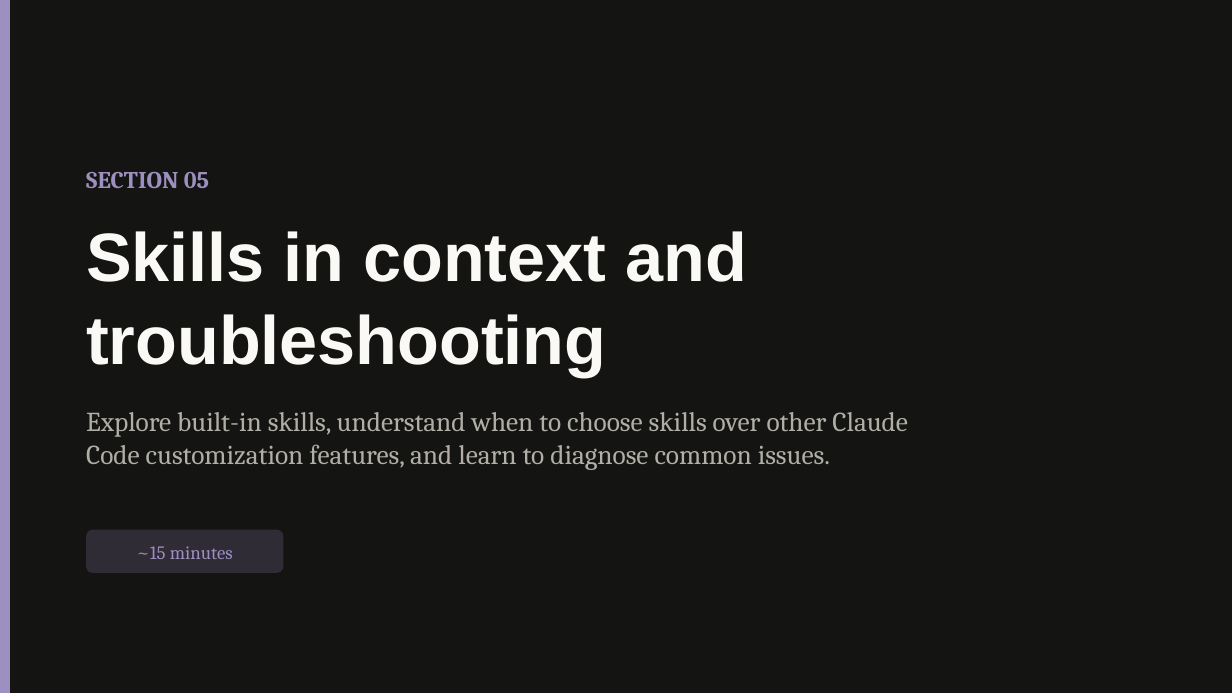
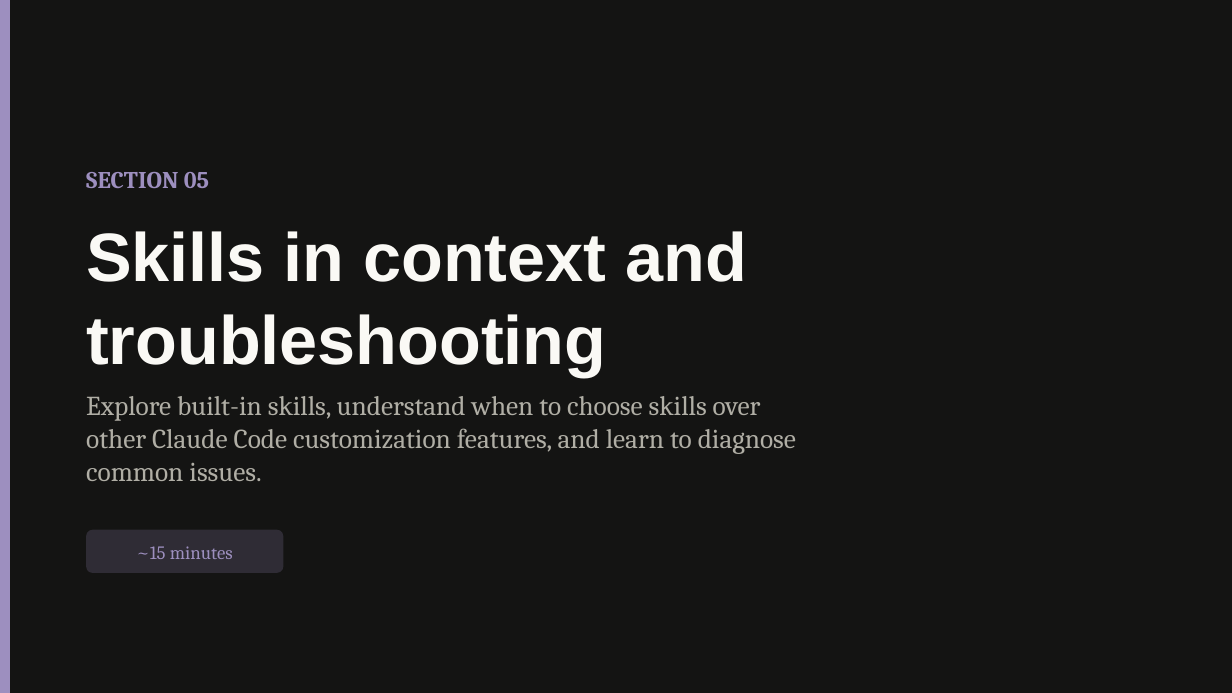
Before and after one commit to kyliejhenson/training_modules, a slide deck: slide 31 of Deliverables/Training_Skills_Developers.pptx. Drawn at 1232x693 pixels with LibreOffice and Linux fonts; fonts in the diff are those of the drawing; background and template pictures are left out. Boxes give left, top, right and bottom in pixels: in the first picture for what was removed or moved away, otherwise in the second. Text is boxed around its words. In the diff, an @@ line names an element or a change of style, - is before the commit and + after.

Commit message:
Update skills, template, and deliverables with latest refinements
Updated content-refresh and facilitator-guide skill definitions,
refined source registry mappings, and refreshed training template
and Developers training deck with latest content edits.

```diff
--- a/Deliverables/Training_Skills_Developers.pptx
+++ b/Deliverables/Training_Skills_Developers.pptx
@@ text "Explore built-in skills, understand when ..." rewrapped from (86, 412, 908, 470) to (86, 396, 796, 481) @@
```
Also in this commit, not shown: 5 other slides changed, 1 slide added, 5 other files.
